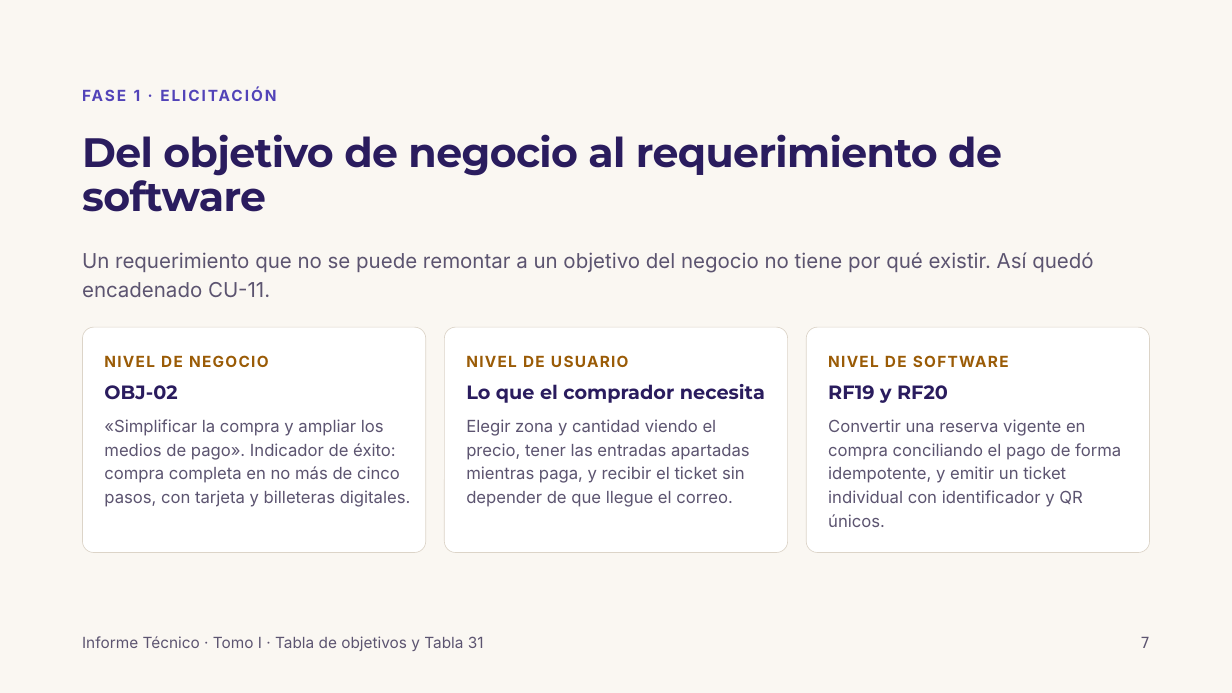
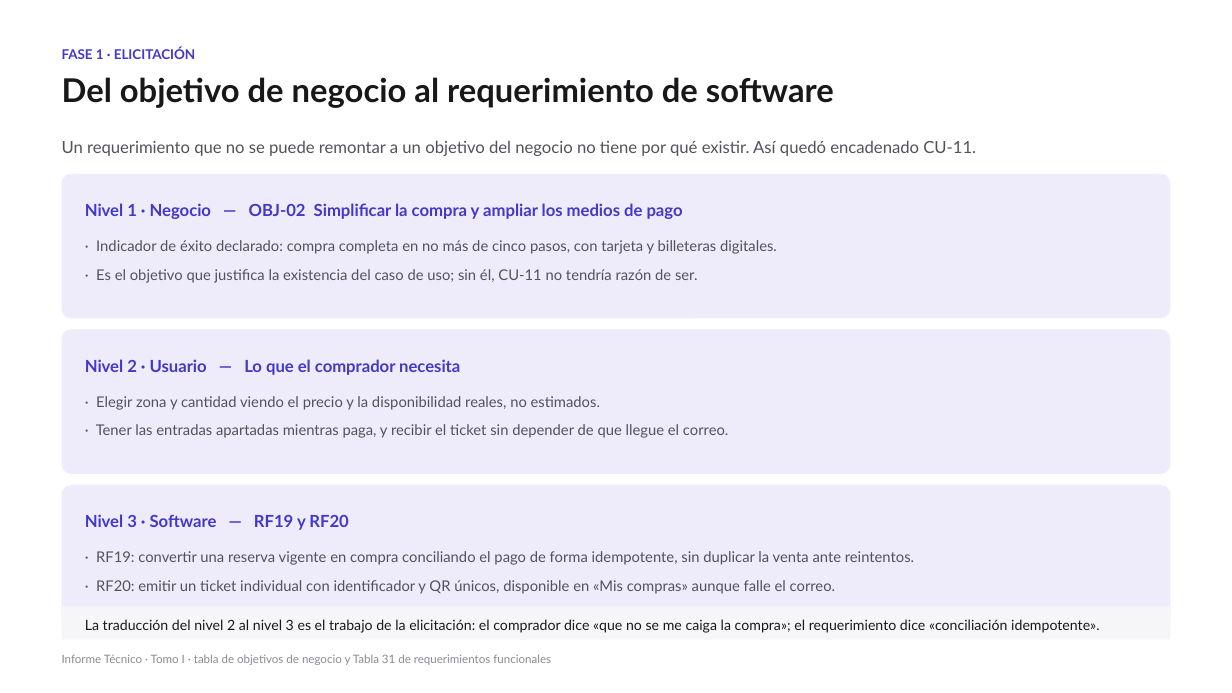
Before and after one commit to wdelgadoc/Grupo5-IR-UNFV, a slide deck: slide 6 of Presentacion_VAOPE_CU-11_Grupo_5.pptx (slide 7 before the commit). Drawn at 1232x693 pixels with LibreOffice and Linux fonts; fonts in the diff are those of the drawing. Boxes give left, top, right and bottom in pixels: in the first picture for what was removed or moved away, otherwise in the second. Text is boxed around its words. In the diff, an @@ line names an element or a change of style, - is before the commit and + after.

```diff
--- a/Presentacion_VAOPE_CU-11_Grupo_5.pptx
+++ b/Presentacion_VAOPE_CU-11_Grupo_5.pptx
@@ background #FAF7F2 to #FFFFFF @@
@@ text "FASE 1 · ELICITACIÓN": place and size @@
-text "FASE 1 · ELICITACIÓN" at (134,90,141,101)
+text "FASE 1 · ELICITACIÓN" at (62,47,195,59)
@@ text "FASE 1 · ELICITACIÓN" at (62,47,195,59): size 12 to 10.5 pt, font Inter to Lato, text colour #5243B8 to #4338CA, letter spacing 1.5 to 0 pt; line spacing 17.4pt to 1 @@
@@ text "Del objetivo de negocio al ...": place and size @@
-text "Del objetivo de negocio al ..." at (82,134,1002,212)
+text "Del objetivo de negocio al ..." at (62,77,834,108)
@@ text "Del objetivo de negocio al ..." at (62,77,834,108): size 32 to 25.5 pt, font Montserrat to Lato, text colour #2A1C5E to #18181B, letter spacing -0.5 to 0 pt; line spacing 34.2pt to 30.6pt @@
@@ text "Un requerimiento que no se ...": place and size @@
-text "Un requerimiento que no se ..." at (82,252,1093,297)
+text "Un requerimiento que no se ..." at (62,140,976,156)
@@ text "Un requerimiento que no se ..." at (62,140,976,156): size 16 to 13 pt, font Inter to Lato, text colour #5C5470 to #52525B; line spacing 22.4pt to 1.15 @@
@@ rounded rectangle added at (62,174,1171,318), fill #EEECFB @@
@@ text added at (85,203,683,219), 13 pt, text #4338CA, bold @@
+Nivel 1 · Negocio — OBJ-02 Simplificar la compra y ampliar los medios de pago
@@ text at (96,240,777,254): text changed; size 13 to 11.5 pt; font Inter to Lato; text colour #5C5470 to #52525B @@
-«Simplificar la compra y ampliar los medios de pago». Indicador de éxito: compra completa en no más de cinco pasos, con tarjeta y billeteras digitales.
+· Indicador de éxito declarado: compra completa en no más de cinco pasos, con tarjeta y billeteras digitales.
@@ text added at (96,269,697,283), 11.5 pt, text #52525B @@
+· Es el objetivo que justifica la existencia del caso de uso; sin él, CU-11 no tendría razón de ser.
@@ rounded rectangle removed at (82,327,426,553) @@
@@ rounded rectangle removed at (445,327,788,553) @@
@@ rounded rectangle removed at (807,327,1151,553) @@
@@ rounded rectangle added at (62,330,1171,474), fill #EEECFB @@
@@ text at (85,359,460,375): text changed; size 15 to 13 pt; font Montserrat to Lato; text colour #2A1C5E to #4338CA @@
-Lo que el comprador necesita
+Nivel 2 · Usuario — Lo que el comprador necesita
@@ text removed at (104,355,269,367) @@
-NIVEL DE NEGOCIO
@@ text removed at (466,355,629,367) @@
-NIVEL DE USUARIO
@@ text removed at (828,355,1009,367) @@
-NIVEL DE SOFTWARE
@@ text removed at (104,385,177,400) @@
-OBJ-02
@@ text added at (96,396,600,410), 11.5 pt, text #52525B @@
+· Elegir zona y cantidad viendo el precio y la disponibilidad reales, no estimados.
@@ text at (96,424,728,438): text changed; size 13 to 11.5 pt; font Inter to Lato; text colour #5C5470 to #52525B @@
-Elegir zona y cantidad viendo el precio, tener las entradas apartadas mientras paga, y recibir el ticket sin depender de que llegue el correo.
+· Tener las entradas apartadas mientras paga, y recibir el ticket sin depender de que llegue el correo.
@@ rounded rectangle added at (62,485,1171,629), fill #EEECFB @@
@@ text at (85,514,348,530): text changed; size 15 to 13 pt; font Montserrat to Lato; text colour #2A1C5E to #4338CA @@
-RF19 y RF20
+Nivel 3 · Software — RF19 y RF20
@@ text at (96,551,914,565): text changed; size 13 to 11.5 pt; font Inter to Lato; text colour #5C5470 to #52525B @@
-Convertir una reserva vigente en compra conciliando el pago de forma idempotente, y emitir un ticket individual con identificador y QR únicos.
+· RF19: convertir una reserva vigente en compra conciliando el pago de forma idempotente, sin duplicar la venta ante reintentos.
@@ text added at (96,580,835,594), 11.5 pt, text #52525B @@
+· RF20: emitir un ticket individual con identificador y QR únicos, disponible en «Mis compras» aunque falle el correo.
@@ rounded rectangle added at (62,606,1171,640), fill #F6F6F8 @@
@@ text added at (85,619,1100,633), 11 pt, text #18181B @@
+La traducción del nivel 2 al nivel 3 es el trabajo de la elicitación: el comprador dice «que no se me caiga la compra»; el requerimiento dice «conciliación idempotente».
@@ text at (62,654,551,665): text changed; size 12 to 9 pt; font Inter to Lato; text colour #5C5470 to #8A8A94 @@
-Informe Técnico · Tomo I · Tabla de objetivos y Tabla 31
+Informe Técnico · Tomo I · tabla de objetivos de negocio y Tabla 31 de requerimientos funcionales
@@ text removed at (1141,637,1150,648) @@
-7
```
Also in this commit, not shown: 17 other slides changed, 12 slides added, 13 slides removed.
